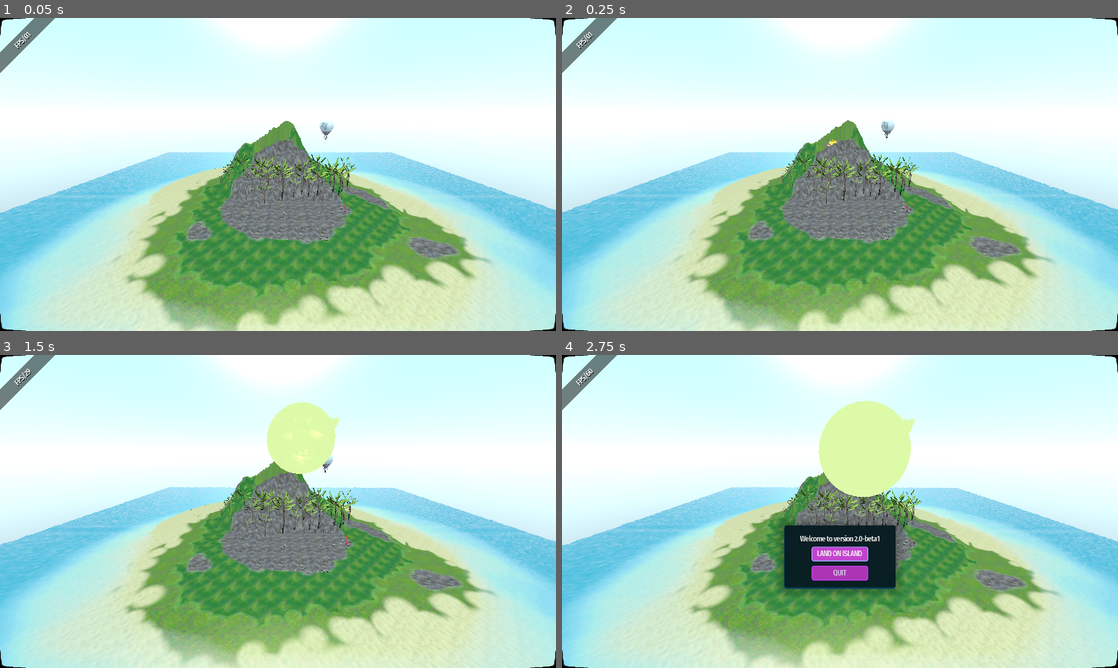
Above: before the commit, frames 1-4 (two rows, left to right).
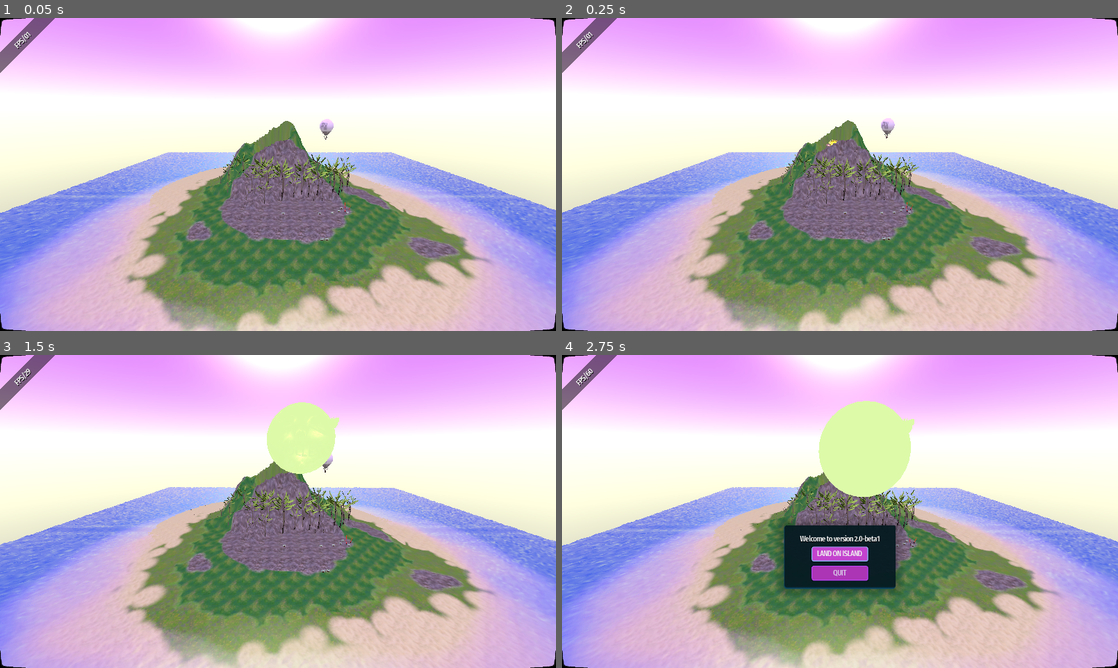
Above: after the commit, the same moments.

Repository: w84death/paradise-volley
Game: Godot game, scene res://main.tscn
The game is run twice, just before and just after one commit, with the same random seed, the same clock (stepped at 60 frames per second) and the same inputs. Sound files missing from this copy of the repository are replaced by a short silence.
Inputs:
- Up to frame 1 (0.05 s): no input
- Up to frame 2 (0.25 s): no input
- Up to frame 3 (1.5 s): hold Right (ui_right) 0.53-1.28 s; hold Down (ui_down) from 1.28 s (still down)
- Up to frame 4 (2.75 s): release Down (ui_down) at 2.03 s; hold Right (ui_right) from 2.03 s (still down)

The runs differ from the first frame. In frame 1, 71% of the frame differs, in the area x 0-100%, y 0-100%; in frame 2, 70%; in frame 3, 68%; in frame 4, 66%.

Commit message:
animated hamster kapcie

Diff:
--- a/new_engine/game/scenes/hamster.tscn
+++ b/new_engine/game/scenes/hamster.tscn
@@ -139,7 +139,64 @@
 distance_fade_mode = 0
 _sections_unfolded = [ "Albedo" ]
 
+[sub_resource type="Animation" id=5]
+
+resource_name = "idle"
+length = 4.0
+loop = true
+step = 0.1
+tracks/0/type = "value"
+tracks/0/path = NodePath("usza:rotation_degrees")
+tracks/0/interp = 2
+tracks/0/loop_wrap = true
+tracks/0/imported = false
+tracks/0/enabled = true
+tracks/0/keys = {
+"times": PoolRealArray( 0, 0.9, 1.3 ),
+"transitions": PoolRealArray( 1, 1, 1 ),
+"update": 0,
+"values": [ Vector3( -17.0211, 0, 0 ), Vector3( -32.6498, 0, 0 ), Vector3( -17.0211, 0, 0 ) ]
+}
+tracks/1/type = "value"
+tracks/1/path = NodePath("usza:translation")
+tracks/1/interp = 2
+tracks/1/loop_wrap = true
+tracks/1/imported = false
+tracks/1/enabled = true
+tracks/1/keys = {
+"times": PoolRealArray( 0, 0.3, 1.3 ),
+"transitions": PoolRealArray( 1, 1, 1 ),
+"update": 0,
+"values": [ Vector3( 0, 0.314945, 1.34576 ), Vector3( 0, 0.508503, 1.34576 ), Vector3( 0, 0.314945, 1.34576 ) ]
+}
+tracks/2/type = "value"
+tracks/2/path = NodePath("nosek:translation")
+tracks/2/interp = 2
+tracks/2/loop_wrap = true
+tracks/2/imported = false
+tracks/2/enabled = true
+tracks/2/keys = {
+"times": PoolRealArray( 1.17075, 1.4, 1.7, 1.9, 2.1, 2.2 ),
+"transitions": PoolRealArray( 1, 1, 1, 1, 1, 1 ),
+"update": 0,
+"values": [ Vector3( 0, 0.272759, 2.65608 ), Vector3( 0, 0.404283, 2.65608 ), Vector3( 0, 0.237522, 2.65608 ), Vector3( 0, 0.372978, 2.65608 ), Vector3( 0, 0.189841, 2.65608 ), Vector3( 0, 0.272759, 2.65608 ) ]
+}
+tracks/3/type = "value"
+tracks/3/path = NodePath(".:rotation_degrees")
+tracks/3/interp = 1
+tracks/3/loop_wrap = true
+tracks/3/imported = false
+tracks/3/enabled = true
+tracks/3/keys = {
+"times": PoolRealArray( 0.066546, 2.1, 2.4, 2.7, 3 ),
+"transitions": PoolRealArray( 1, 1, 1, 1, 1 ),
+"update": 0,
+"values": [ Vector3( 0, 0, 0 ), Vector3( 0, 0, 0 ), Vector3( 0, 0, 3.90847 ), Vector3( 0, 0, -10.9978 ), Vector3( 0, 0, 0 ) ]
+}
+
 [node name="hamster" type="Spatial"]
+transform = Transform( 1, 0, 0, 0, 1, 0, 0, 0, 1, 0, 0, 0 )
+_sections_unfolded = [ "Transform" ]
 
 [node name="body" type="MeshInstance" parent="."]
 transform = Transform( 2, 0, 0, 0, -1, 3.01992e-07, 0, -1.50996e-07, -2, 0, 0, 0 )
@@ -189,7 +246,7 @@
 _sections_unfolded = [ "Transform" ]
 
 [node name="usza" type="Sprite3D" parent="."]
-transform = Transform( 2, 0, 0, 0, 1.91239, 0.585448, 0, -0.585448, 1.91239, 0, 0.314945, 1.34576 )
+transform = Transform( 2, 0, 0, 0, 1.92032, 0.5589, 0, -0.5589, 1.92032, 0, 0.305115, 1.34576 )
 layers = 1
 material_override = null
 cast_shadow = 1
@@ -220,7 +277,7 @@
 _sections_unfolded = [ "Transform" ]
 
 [node name="nosek" type="MeshInstance" parent="."]
-transform = Transform( 2, 0, 0, 0, -2, 3.01992e-07, 0, -3.01992e-07, -2, 0, 0.272759, 2.65608 )
+transform = Transform( 2, 0, 0, 0, -2, 3.01992e-07, 0, -3.01992e-07, -2, 0, 0.269677, 2.65608 )
 layers = 1
 material_override = null
 cast_shadow = 1
@@ -234,3 +291,12 @@
 skeleton = NodePath("..")
 material/0 = SubResource( 4 )
 _sections_unfolded = [ "Transform", "material", "mesh" ]
+
+[node name="hamster_anim" type="AnimationPlayer" parent="."]
+root_node = NodePath("..")
+autoplay = "idle"
+playback_process_mode = 1
+playback_default_blend_time = 0.0
+playback_speed = 1.0
+anims/idle = SubResource( 5 )
+blend_times = [  ]
--- a/new_engine/game/scenes/lobby.tscn
+++ b/new_engine/game/scenes/lobby.tscn
@@ -1252,7 +1252,6 @@
 _sections_unfolded = [ "Focus", "Rect" ]
 
 [node name="world" type="Spatial" parent="."]
-editor/display_folded = true
 
 [node name="director" type="AnimationPlayer" parent="world"]
 root_node = NodePath("..")
@@ -1266,17 +1265,34 @@
 
 [node name="system" parent="world" instance=ExtResource( 5 )]
 
+[node name="SUN" parent="world/system" index="0"]
+light_cull_mask = -1
+
 [node name="lobby_terrain" parent="world" instance=ExtResource( 6 )]
 transform = Transform( 1, 0, 0, 0, 1, 0, 0, 0, 1, -1.40819, -3.38175, 28.3446 )
 
+[node name="hamster" parent="world/lobby_terrain" index="4"]
+editor/display_folded = true
+transform = Transform( 1, 0, 0, 0, 1, 0, 0, 0, 1, 113.515, 19.898, 88.7808 )
+
 [node name="body" parent="world/lobby_terrain/hamster" index="0"]
 transform = Transform( 2, 0, 0, 0, -1, 3.01992e-07, 0, -1.50996e-07, -2, 0, 0, 0 )
 
 [node name="usza" parent="world/lobby_terrain/hamster" index="2"]
-visible = false
+transform = Transform( 2, 0, 0, 0, 1.89644, 0.635214, 0, -0.635214, 1.89644, 0, 0.394593, 1.34576 )
+
+[node name="nosek" parent="world/lobby_terrain/hamster" index="3"]
+transform = Transform( 2, 0, 0, 0, -2, 3.01992e-07, 0, -3.01992e-07, -2, 0, 0.26641, 2.65608 )
 
 [node name="hamster5" parent="world/lobby_terrain" index="7"]
-transform = Transform( 0.657203, 0, -0.753714, 0, 1, 0, 0.753714, 0, 0.657203, 64.793, 20.9414, 93.3074 )
+editor/display_folded = true
+transform = Transform( 1, 0, 0, 0, 1, 0, 0, 0, 1, 64.793, 20.9414, 93.3074 )
+
+[node name="usza" parent="world/lobby_terrain/hamster5" index="2"]
+transform = Transform( 2, 0, 0, 0, 1.68591, 1.07597, 0, -1.07597, 1.68591, 0, 0.409633, 1.34576 )
+
+[node name="nosek" parent="world/lobby_terrain/hamster5" index="3"]
+transform = Transform( 2, 0, 0, 0, -2, 3.01992e-07, 0, -3.01992e-07, -2, 0, 0.267572, 2.65608 )
 
 [node name="camera" type="Camera" parent="world"]
 transform = Transform( 1, -8.61409e-05, 0.000283926, 0, 0.956928, 0.290324, -0.000296706, -0.290324, 0.956928, -8.24, 183.517, 437.263 )
@@ -1338,8 +1354,12 @@
 
 [editable path="logo"]
 
+[editable path="world/system"]
+
 [editable path="world/lobby_terrain"]
 
 [editable path="world/lobby_terrain/hamster"]
 
+[editable path="world/lobby_terrain/hamster5"]
+
 [editable path="GUI"]
--- a/new_engine/system/world_enviroment.tres
+++ b/new_engine/system/world_enviroment.tres
@@ -3,12 +3,12 @@
 [sub_resource type="ProceduralSky" id=1]
 
 radiance_size = 0
-sky_top_color = Color( 0.647059, 0.839216, 0.945098, 1 )
-sky_horizon_color = Color( 0.839216, 0.917647, 0.980392, 1 )
+sky_top_color = Color( 0.72549, 0.364706, 1, 1 )
+sky_horizon_color = Color( 0.968627, 0.964706, 0.827451, 1 )
 sky_curve = 0.09
 sky_energy = 1.0
 ground_bottom_color = Color( 0.117647, 0.156863, 0.341176, 1 )
-ground_horizon_color = Color( 0.870588, 0.984314, 0.996078, 1 )
+ground_horizon_color = Color( 0.968627, 0.964706, 0.827451, 1 )
 ground_curve = 0.32
 ground_energy = 1.0
 sun_color = Color( 1, 1, 1, 1 )
@@ -19,7 +19,7 @@
 sun_curve = 0.05
 sun_energy = 16.0
 texture_size = 2
-_sections_unfolded = [ "Ground" ]
+_sections_unfolded = [ "Ground", "Resource", "Sky" ]
 
 [resource]
 
Not shown: 1 places in new_engine/game/scenes/hamster.tscn that only renumber resources
